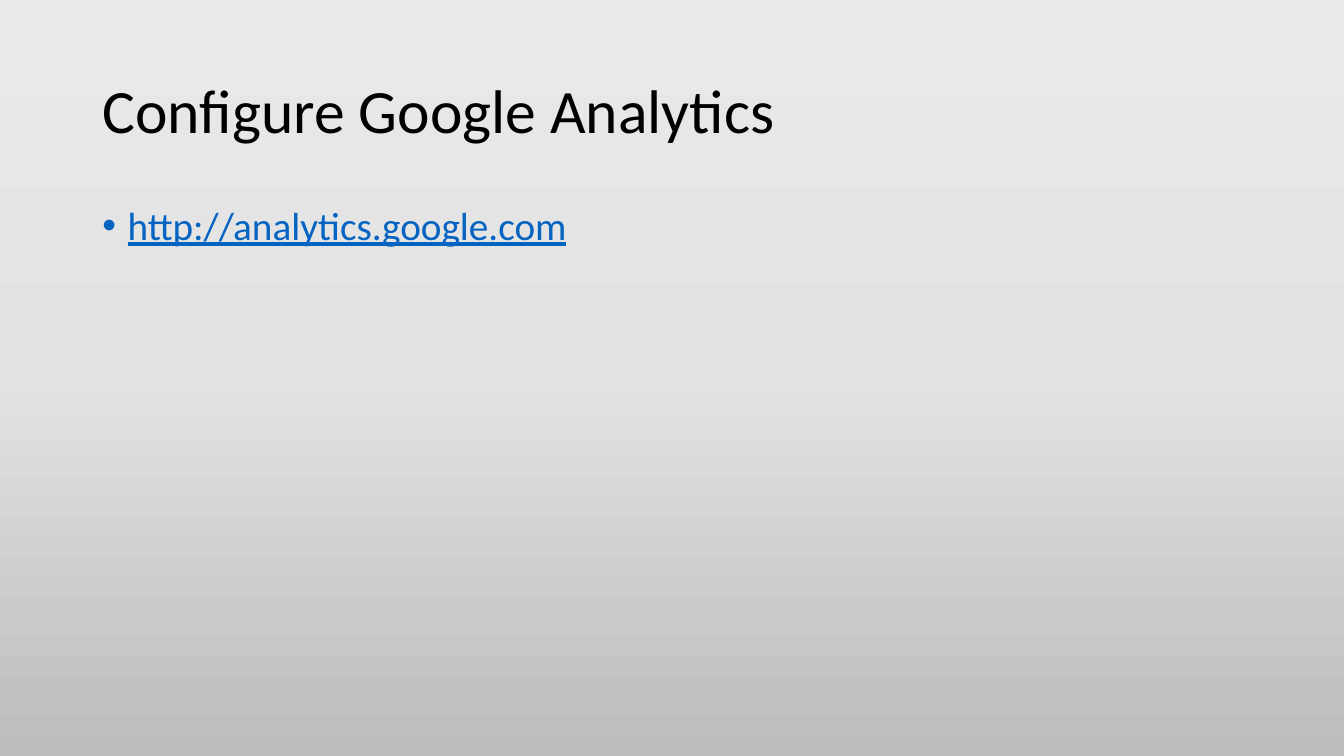
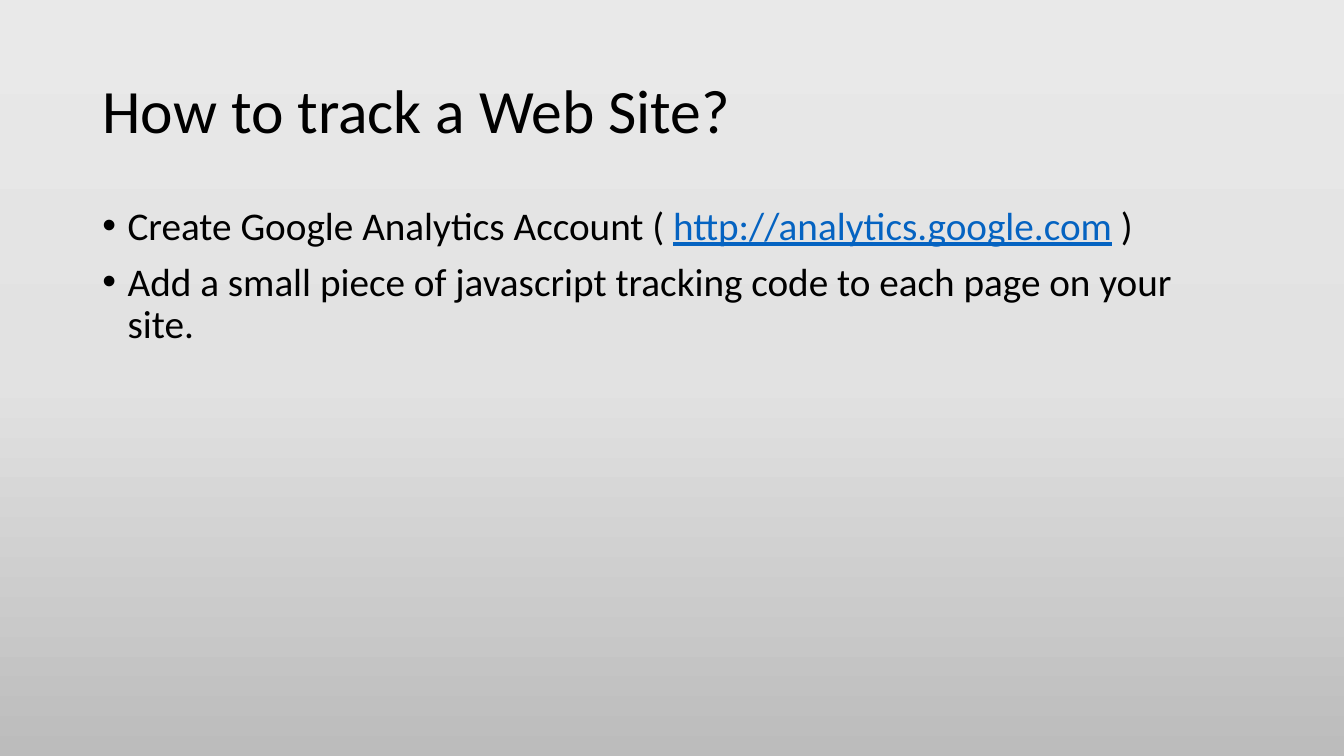
Before and after one commit to min-naing/Wordpress-Tuto-PowerPoint, a slide deck: slide 19 of 3. Building a Broucher Site.pptx (slide 13 before the commit). Drawn at 1344x756 pixels with LibreOffice and Linux fonts; fonts in the diff are those of the drawing. Boxes give left, top, right and bottom in pixels: in the first picture for what was removed or moved away, otherwise in the second. Text is boxed around its words. In the diff, an @@ line names an element or a change of style, - is before the commit and + after.

Commit message:
Modify Blog Style Home Page Site and add new wordpress security

```diff
--- a/3. Building a Broucher Site.pptx
+++ b/3. Building a Broucher Site.pptx
@@ title at (102, 90, 731, 134): text changed @@
-Configure Google Analytics
+How to track a Web Site?
@@ text at (128, 212, 1171, 339): text changed; text colour #0563C1 to #000000 @@
-• http://analytics.google.com
+• Create Google Analytics Account ( http://analytics.google.com )
+• Add a small piece of javascript tracking code to each page on your site.
```
Also in this commit, not shown: 7 slides added, 2 other files.
